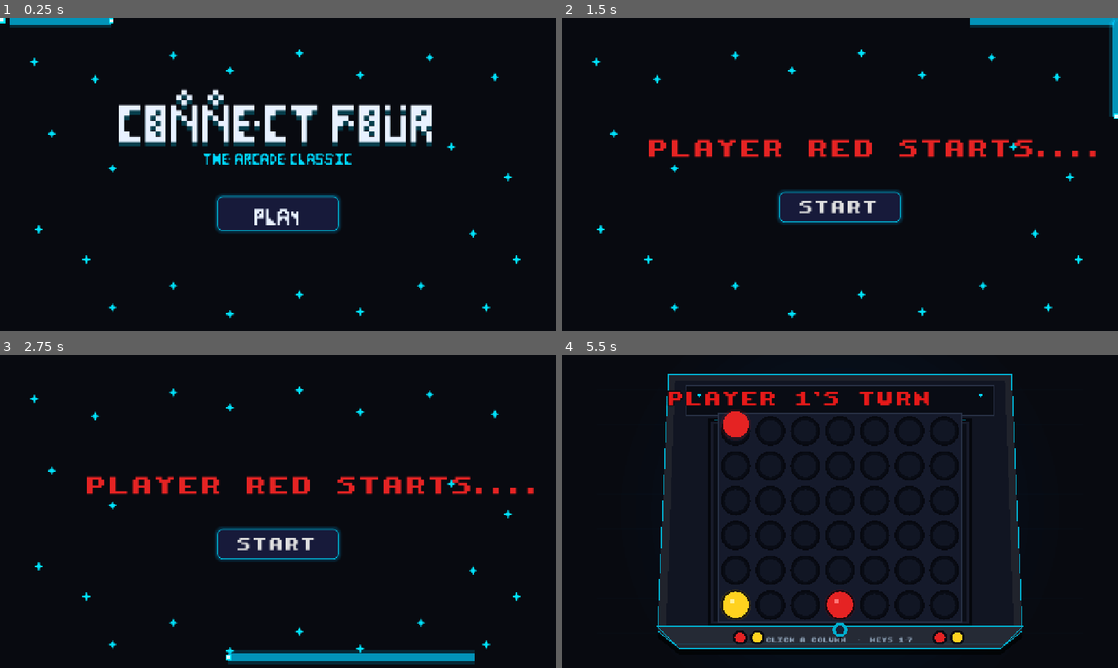
Above: before the commit, frames 1-4 (two rows, left to right).
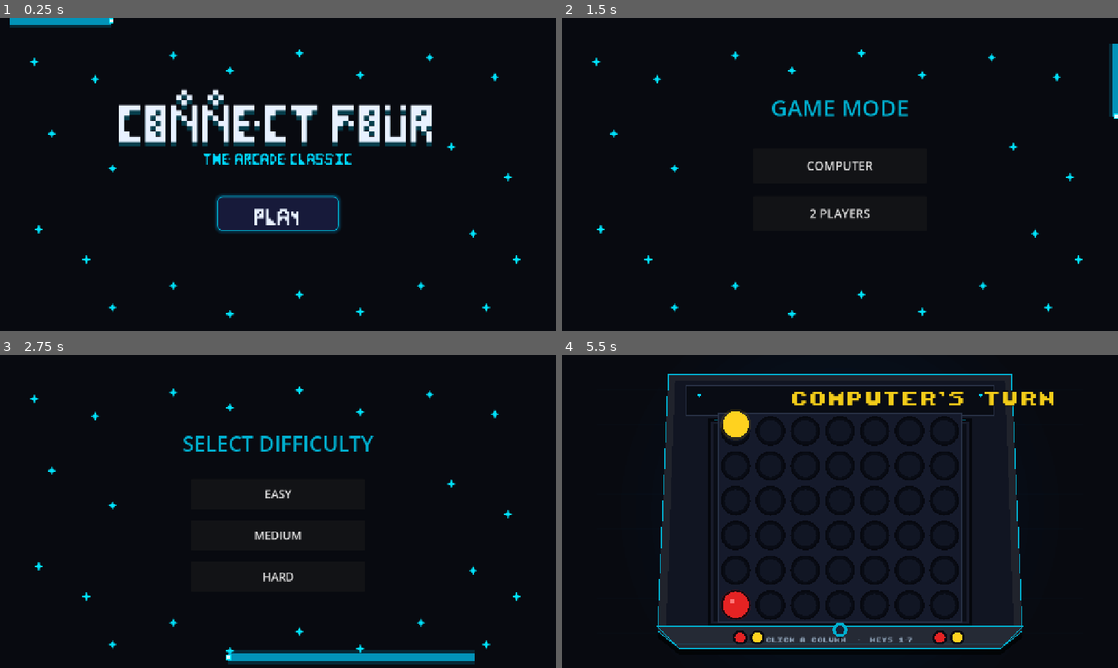
Above: after the commit, the same moments.

Repository: Nikitha-Naganathan/Captains-Mistress
Game: Godot game, scene res://Scenes/game.tscn
Two runs of this game, one before a commit and one after it. Both use one fixed random seed, a clock stepped at 60 frames per second and the inputs below.
Inputs (mouse positions are in pixels of both pictures, inside the frame that each line leads up to):
- Up to frame 1 (0.25 s): no input
- Up to frame 2 (1.5 s): click "PLAY" at 0.5 s; click "PLAY" at 1.25 s
- Up to frame 3 (2.75 s): click (278, 502) at 2 s, where only the run after the commit has a clickable "COMPUTER"
- Up to frame 4 (5.5 s): click (840, 536) at 2.75 s, where only the run after the commit has a clickable "MEDIUM"; click (840, 542) at 3.5 s, where only the run after the commit has a clickable "START"; tap A at 4.25, 5 s; move the mouse to (962, 495) at 4.27 s; tap 1 at 4.35 s; click (962, 495) at 4.42 s; move the mouse to (728, 527) at 5.02 s; tap 7 at 5.1 s; click (728, 527) at 5.17 s

The runs differ from the first frame. In frame 1, less than 0.1% of the frame differs, in the area x 0-1%, y 0-2%; in frame 2, 6.3%, in the area x 15-100%, y 0-66%; in frame 3, 5.4%; in frame 4, 2.7%.

Commit message:
Added play with computer

Diff:
--- a/new-game-project/Scripts/game.gd
+++ b/new-game-project/Scripts/game.gd
@@ -9,6 +9,7 @@
 const CONFETTI_COUNT = 80
 const CONFETTI_DURATION = 3.0
 const CONFETTI_GRAVITY = 500.0
+const MENU_BG = Color("#080A10")
 
 var board = []
 
@@ -39,6 +40,14 @@
 var rules_screen: Control
 var rules_button: Button
 var start_info_screen: Control
+
+var game_mode_screen: Control
+var game_mode_button: Button
+var computer_mode = false
+var computer_difficulty = ""
+var computer_thinking = false
+var difficulty_screen: Control
+
 var neon_orb: ColorRect
 var neon_orb_glow: ColorRect
 var neon_orb_core: ColorRect
@@ -65,8 +74,43 @@
 	create_sound_players()
 	create_start_screen()
 	create_rules_screen()
+	create_game_mode_screen()
+	create_difficulty_screen()
 	create_start_info_screen()
 	turn_label.visible = false
+	game_started = false
+
+func add_menu_stars(screen):
+	var stars = [
+		Vector2(70, 85), Vector2(210, 125),
+		Vector2(390, 70), Vector2(520, 105),
+		Vector2(680, 65), Vector2(820, 115),
+		Vector2(980, 75), Vector2(1130, 120),
+
+		Vector2(110, 250), Vector2(250, 330),
+		Vector2(1030, 280), Vector2(1160, 350),
+
+		Vector2(80, 470), Vector2(190, 540),
+		Vector2(1080, 480), Vector2(1180, 540),
+
+		Vector2(250, 650), Vector2(390, 600),
+		Vector2(520, 665), Vector2(680, 620),
+		Vector2(820, 660), Vector2(960, 600),
+		Vector2(1110, 650)
+	]
+
+	for star_pos in stars:
+		var star = Label.new()
+		star.text = "✦"
+		star.position = star_pos
+		star.size = Vector2(30, 30)
+		star.add_theme_font_size_override("font_size", 22)
+		star.add_theme_color_override("font_color", Color("#00E5FF"))
+		star.add_theme_color_override("font_outline_color", Color("#00E5FF"))
+		star.add_theme_constant_override("outline_size", 6)
+		star.mouse_filter = Control.MOUSE_FILTER_IGNORE
+		star.z_index = 1
+		screen.add_child(star)
 
 func create_shutter():
 	shutter = Control.new()
@@ -175,7 +219,8 @@
 func drop_disc(column):
 	if not game_started or game_over or is_animating:
 		return
-
+	if computer_mode and current_player == 2 and not computer_thinking:
+		return
 	if column < 0 or column >= COLS:
 		return
 
@@ -236,7 +281,83 @@
 		return
 
 	switch_player()
+
+	if computer_mode and current_player == 2:
+		computer_take_turn()
+	else:
+		play_turn_animation()
+
+func computer_take_turn():
+	if game_over or is_animating or computer_thinking:
+		return
+
+	computer_thinking = true
 	play_turn_animation()
+
+	await get_tree().create_timer(0.6).timeout
+
+	var column = get_computer_move()
+
+	drop_disc(column)
+	computer_thinking = false
+
+func get_computer_move():
+	if computer_difficulty == "Easy":
+		return get_random_valid_column()
+
+	if computer_difficulty == "Medium":
+		return get_medium_move()
+
+	if computer_difficulty == "Hard":
+		return get_hard_move()
+
+	return get_random_valid_column()
+
+func get_random_valid_column():
+	var valid_columns = []
+
+	for col in range(COLS):
+		if find_empty_row(col) != -1:
+			valid_columns.append(col)
+
+	return valid_columns[randi() % valid_columns.size()]
+
+func get_medium_move():
+	var winning_move = find_winning_move(2)
+
+	if winning_move != -1:
+		return winning_move
+
+	return get_random_valid_column()
+
+func get_hard_move():
+	var winning_move = find_winning_move(2)
+
+	if winning_move != -1:
+		return winning_move
+
+	var blocking_move = find_winning_move(1)
+
+	if blocking_move != -1:
+		return blocking_move
+
+	return get_random_valid_column()
+
+func find_winning_move(player):
+	for col in range(COLS):
+		var row = find_empty_row(col)
+
+		if row == -1:
+			continue
+
+		board[row][col] = player
+		var wins = check_win(row, col)
+		board[row][col] = 0
+
+		if wins:
+			return col
+
+	return -1
 
 func check_win(row, col):
 	if count_direction(row, col, 0, 1) >= 4:
@@ -326,9 +447,6 @@
 		current_player = 1
 
 	print("Player ", current_player, "'s turn")
-
-	play_turn_animation()
-
 
 func create_turn_label():
 	var curvey_font = load("res://Assets/Fonts/Font3.ttf")
@@ -440,6 +558,7 @@
 func play_turn_animation():
 	if turn_tween:
 		turn_tween.kill()
+	turn_label.visible = true
 
 	var screen_width = get_viewport_rect().size.x
 	var label_width = turn_label.size.x
@@ -465,7 +584,7 @@
 			70
 		)
 
-		turn_label.text = "PLAYER 1'S TURN"
+		turn_label.text = "YOUR TURN" if computer_mode else "PLAYER 1'S TURN"
 
 		turn_label.add_theme_color_override(
 			"font_color",
@@ -483,7 +602,7 @@
 			70
 		)
 
-		turn_label.text = "PLAYER 2'S TURN"
+		turn_label.text = "COMPUTER'S TURN" if computer_mode else "PLAYER 2'S TURN"
 
 		turn_label.add_theme_color_override(
 			"font_color",
@@ -509,12 +628,12 @@
 		exit_position,
 		0.5
 	).set_trans(Tween.TRANS_EXPO).set_ease(Tween.EASE_IN)
-
+	turn_tween.tween_callback(func(): turn_label.visible = false)
 
 func show_win_screen():
 	turn_label.visible = false
 
-	win_label.text = "PLAYER " + str(current_player) + " WINS!"
+	win_label.text = "YOU WIN!" if computer_mode and current_player == 1 else ("COMPUTER WINS!" if computer_mode else "PLAYER " + str(current_player) + " WINS!")
 
 	if current_player == 1:
 		win_label.add_theme_color_override(
@@ -780,19 +899,88 @@
 func start_actual_game():
 	game_started = true
 	turn_label.visible = true
+	if computer_mode:
+		current_player = 1
+	game_started = true
+	turn_label.visible = true
+	if computer_mode and current_player == 2:
+		computer_take_turn()
 	play_turn_animation()
 	controls_label.visible = true
 
 func _on_rules_continue():
 	mark_rules_seen()
+	move_neon_snake_to(game_mode_screen)
+	rules_screen.visible = false
+	game_mode_screen.visible = true
+	click_sound.play()
+
+func create_game_mode_screen():
+	game_mode_screen = Control.new()
+	var background = ColorRect.new()
+	background.color = MENU_BG
+	background.set_anchors_and_offsets_preset(Control.PRESET_FULL_RECT)
+	background.mouse_filter = Control.MOUSE_FILTER_IGNORE
+	game_mode_screen.add_child(background)
+	game_mode_screen.name = "GameModeScreen"
+	game_mode_screen.set_anchors_and_offsets_preset(Control.PRESET_FULL_RECT)
+	game_mode_screen.z_index = 110
+	game_mode_screen.visible = false
+	add_child(game_mode_screen)
+
+	add_menu_stars(game_mode_screen)
+
+	var title = Label.new()
+	title.text = "GAME MODE"
+	title.position = Vector2(0, 170)
+	title.size = Vector2(1280, 80)
+	title.horizontal_alignment = HORIZONTAL_ALIGNMENT_CENTER
+	title.add_theme_font_size_override("font_size", 52)
+	title.add_theme_color_override("font_color", Color("#00AFCF"))
+	game_mode_screen.add_child(title)
+
+	var computer_button = Button.new()
+	computer_button.text = "COMPUTER"
+	computer_button.position = Vector2(440, 300)
+	computer_button.size = Vector2(400, 80)
+	computer_button.add_theme_font_size_override("font_size", 28)
+	game_mode_screen.add_child(computer_button)
+
+	var two_player_button = Button.new()
+	two_player_button.text = "2 PLAYERS"
+	two_player_button.position = Vector2(440, 410)
+	two_player_button.size = Vector2(400, 80)
+	two_player_button.add_theme_font_size_override("font_size", 28)
+	game_mode_screen.add_child(two_player_button)
+
+	computer_button.pressed.connect(_on_computer_mode_pressed)
+	two_player_button.pressed.connect(_on_two_player_mode_pressed)
+
+func _on_computer_mode_pressed():
+	click_sound.play()
+	computer_mode = true
+	computer_difficulty = ""
+
+	game_mode_screen.visible = false
+	difficulty_screen.visible = true
+
+	move_neon_snake_to(difficulty_screen)
+
+func _on_two_player_mode_pressed():
+	click_sound.play()
+	computer_mode = false
+	game_mode_screen.visible = false
 	move_neon_snake_to(start_info_screen)
-	rules_screen.visible = false
 	start_info_screen.visible = true
-	click_sound.play()
 
 func move_neon_snake_to(screen):
 	for node in [neon_trail_glow, neon_trail_line, neon_orb, neon_orb_core]:
 		node.reparent(screen, false)
+	neon_orb.position = Vector2.ZERO
+	neon_orb_core.position = Vector2(3, 3)
+	neon_trail.clear()
+	neon_trail_line.points = PackedVector2Array()
+	neon_trail_glow.points = PackedVector2Array()
 
 func create_rules_screen():
 	var curvey_font = load("res://Assets/Fonts/Font2.ttf")
@@ -803,6 +991,7 @@
 	rules_screen.z_index = 110
 	rules_screen.visible = false
 	add_child(rules_screen)
+	add_menu_stars(rules_screen)
 
 	var background = ColorRect.new()
 	background.color = Color("#080A10")
@@ -865,6 +1054,61 @@
 	rules_button.add_theme_color_override("font_hover_color", Color("#00D9FF"))
 	rules_button.pressed.connect(_on_rules_continue)
 	rules_screen.add_child(rules_button)
+
+func create_difficulty_screen():
+	difficulty_screen = Control.new()
+	var background = ColorRect.new()
+	background.color = MENU_BG
+	background.set_anchors_and_offsets_preset(Control.PRESET_FULL_RECT)
+	background.mouse_filter = Control.MOUSE_FILTER_IGNORE
+	difficulty_screen.add_child(background)
+	difficulty_screen.name = "DifficultyScreen"
+	difficulty_screen.set_anchors_and_offsets_preset(Control.PRESET_FULL_RECT)
+	difficulty_screen.z_index = 110
+	difficulty_screen.visible = false
+	add_child(difficulty_screen)
+	add_menu_stars(difficulty_screen)
+
+	var title = Label.new()
+	title.text = "SELECT DIFFICULTY"
+	title.position = Vector2(0, 170)
+	title.size = Vector2(1280, 80)
+	title.horizontal_alignment = HORIZONTAL_ALIGNMENT_CENTER
+	title.add_theme_font_size_override("font_size", 48)
+	title.add_theme_color_override("font_color", Color("#00AFCF"))
+	difficulty_screen.add_child(title)
+
+	var easy_button = Button.new()
+	easy_button.text = "EASY"
+	easy_button.position = Vector2(440, 285)
+	easy_button.size = Vector2(400, 70)
+	easy_button.add_theme_font_size_override("font_size", 26)
+	difficulty_screen.add_child(easy_button)
+
+	var medium_button = Button.new()
+	medium_button.text = "MEDIUM"
+	medium_button.position = Vector2(440, 380)
+	medium_button.size = Vector2(400, 70)
+	medium_button.add_theme_font_size_override("font_size", 26)
+	difficulty_screen.add_child(medium_button)
+
+	var hard_button = Button.new()
+	hard_button.text = "HARD"
+	hard_button.position = Vector2(440, 475)
+	hard_button.size = Vector2(400, 70)
+	hard_button.add_theme_font_size_override("font_size", 26)
+	difficulty_screen.add_child(hard_button)
+
+	easy_button.pressed.connect(_on_difficulty_selected.bind("Easy"))
+	medium_button.pressed.connect(_on_difficulty_selected.bind("Medium"))
+	hard_button.pressed.connect(_on_difficulty_selected.bind("Hard"))
+
+func _on_difficulty_selected(difficulty):
+	click_sound.play()
+	computer_difficulty = difficulty
+	difficulty_screen.visible = false
+	move_neon_snake_to(start_info_screen)
+	start_info_screen.visible = true
 
 func create_start_info_screen():
 	var curvey_font = load("res://Assets/Fonts/Font3.ttf")
@@ -921,29 +1165,6 @@
 	start_info_screen.add_child(start_info_button)
 	start_info_button.pressed.connect(_on_start_info_button_pressed)
 
-	neon_orb = ColorRect.new()
-	neon_orb.size = Vector2(12, 12)
-	neon_orb.color = Color("#00E5FF")
-	neon_orb.mouse_filter = Control.MOUSE_FILTER_IGNORE
-	neon_orb_core = ColorRect.new()
-	neon_orb_core.size = Vector2(7, 7)
-	neon_orb_core.color = Color("#E6FCFF")
-	neon_orb_core.mouse_filter = Control.MOUSE_FILTER_IGNORE
-	neon_orb_core.z_index = 106
-	start_screen.add_child(neon_orb_core)
-	neon_orb.z_index = 105
-	start_screen.add_child(neon_orb)
-	neon_trail_line = Line2D.new()
-	neon_trail_line.width = 18.0
-	neon_trail_line.default_color = Color(0.0, 0.8, 1.0, 0.65)
-	neon_trail_line.z_index = 104
-	start_screen.add_child(neon_trail_line)
-	neon_trail_glow = Line2D.new()
-	neon_trail_glow.width = 32.0
-	neon_trail_glow.default_color = Color(0.0, 0.8, 1.0, 0.16)
-	neon_trail_glow.z_index = 103
-	start_screen.add_child(neon_trail_glow)
-
 	var stars = [
 	Vector2(70, 85), Vector2(210, 125),
 	Vector2(390, 70), Vector2(520, 105), Vector2(680, 65),
@@ -989,7 +1210,7 @@
 	file.store_string("seen")
 
 func _process(delta):
-	if (start_screen and start_screen.visible) or (rules_screen and rules_screen.visible) or (start_info_screen and start_info_screen.visible):
+	if (start_screen and start_screen.visible) or (rules_screen and rules_screen.visible) or (game_mode_screen and game_mode_screen.visible) or (difficulty_screen and difficulty_screen.visible) or (start_info_screen and start_info_screen.visible):
 		neon_orb_position += delta * 1000.0
 	if neon_orb_position >= 4000.0:
 		neon_orb_position = 0.0
@@ -1037,8 +1258,18 @@
 	queue_redraw()
 
 func reset_game():
+	if computer_mode:
+		game_started = false
+		win_label.visible = false
+		reset_button.visible = false
+		difficulty_screen.visible = false
+		start_info_screen.visible = false
+		game_mode_screen.visible = true
+		move_neon_snake_to(game_mode_screen)
+		return
 	game_over = false
 	current_player = 1
+	computer_thinking = false
 	winning_discs = []
 	confetti.clear()
 	confetti_time = 0.0
@@ -1085,6 +1316,8 @@
 
 
 func _draw():
+	if not game_started:
+		return
 	var screen_size = get_viewport_rect().size
 
 	draw_rect(
